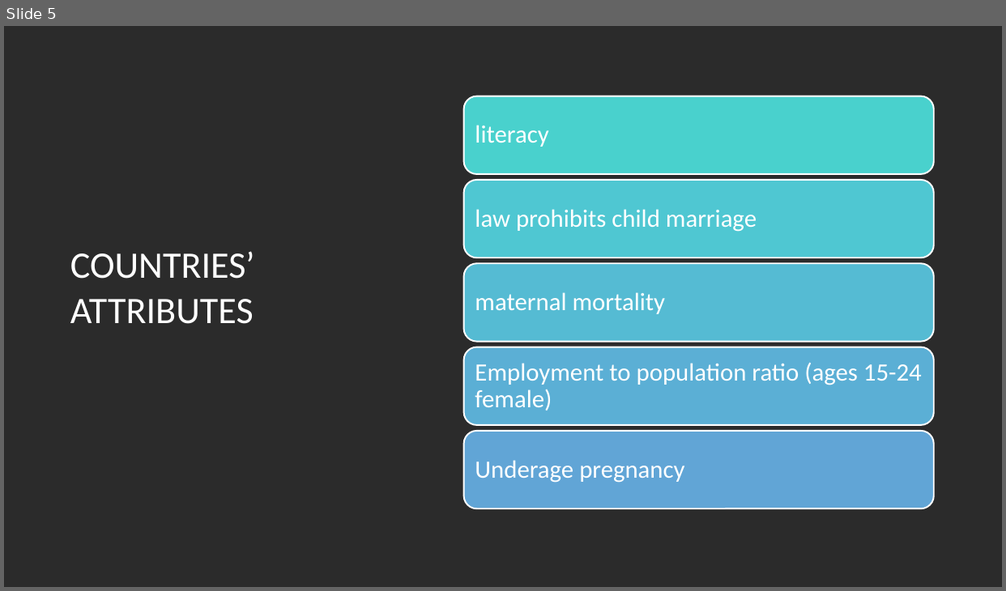
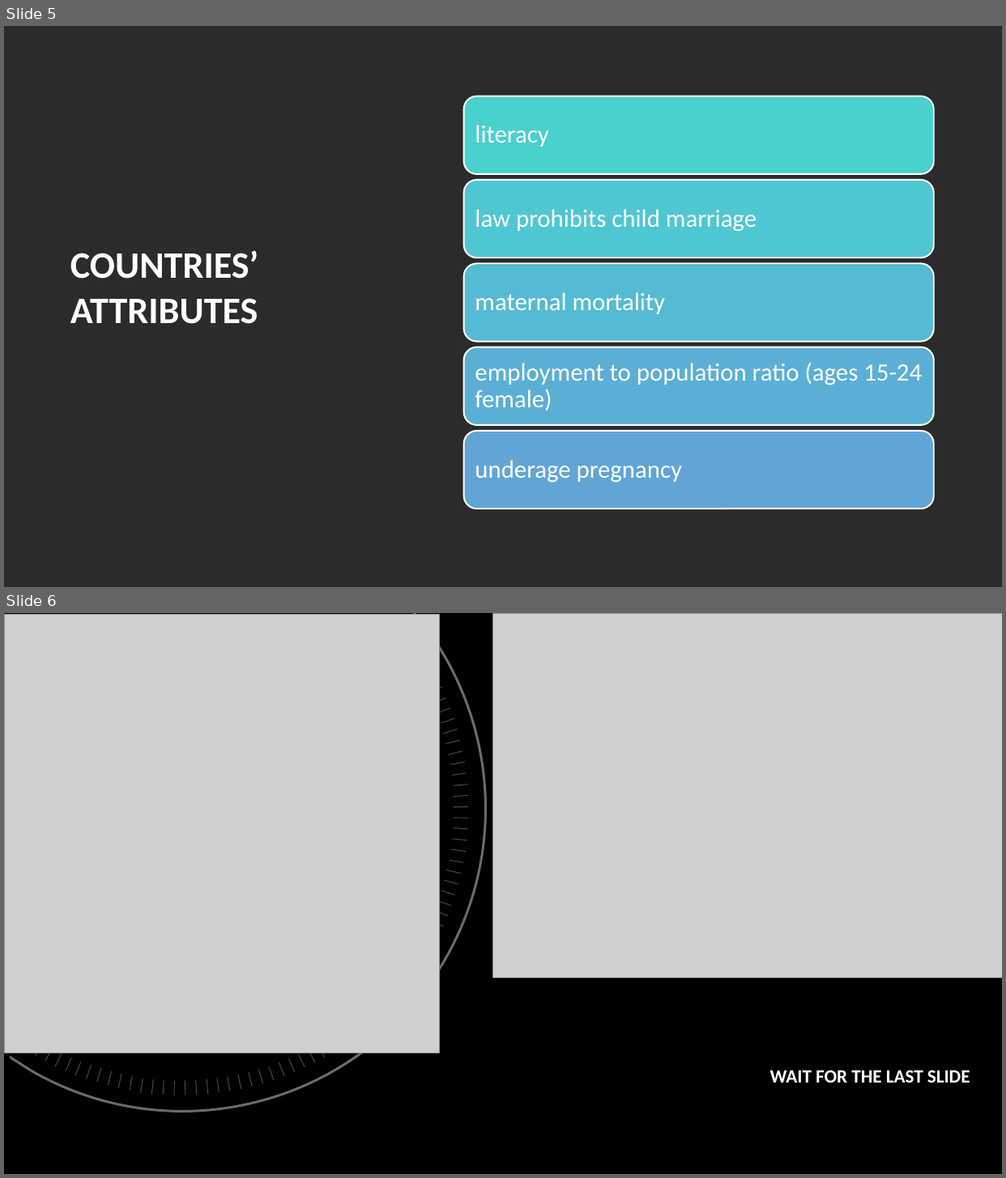
Before and after one commit to glasgow2017/team-5, a slide deck: codeforhood.pptx. Shown one above the other, each under a label of ours: slide 5 before the commit, slides 5 and 6 after it. The pictures are 1006x591 and 1006x1178 pixels, drawn with LibreOffice and Linux fonts; fonts in the diff are those of the drawing; grey boxes stand for pictures; background and template pictures are left out; a plain dark background stands for a picture behind light text. Boxes give left, top, right and bottom in pixels: in the first picture for what was removed or moved away, otherwise in the second. Text is boxed around its words. In the diff, an @@ line names an element or a change of style, - is before the commit and + after.

```diff
--- a/codeforhood.pptx
+++ b/codeforhood.pptx
@@ slide 6 added at (4,613,1002,1174), background picture (left out) @@
@@ picture added at (5,614,440,1053) @@
@@ picture added at (493,613,1002,977) @@
@@ freeform shape added at (494,613,940,956), fill #FFFFFF at 42% opacity @@
@@ group added at (4,613,556,1164): 52 lines, 1 freeform shape @@
@@ subtitle added at (770,1071,970,1083), 18 pt, text #FFFFFF, bold @@
+WAIT FOR THE LAST SLIDE
@@ slide 5 changed as well @@
@@ title "COUNTRIES’ ATTRIBUTES" at (70,250,258,324): bold on @@
@@ text at (475,363,922,411): text changed @@
-Employment to population ratio (ages 15-24 female)
+employment to population ratio (ages 15-24 female)
@@ text at (475,460,682,483): text changed @@
-Underage pregnancy
+underage pregnancy
```
Also in this commit, not shown: 5 other slides changed, 1 slide removed.
